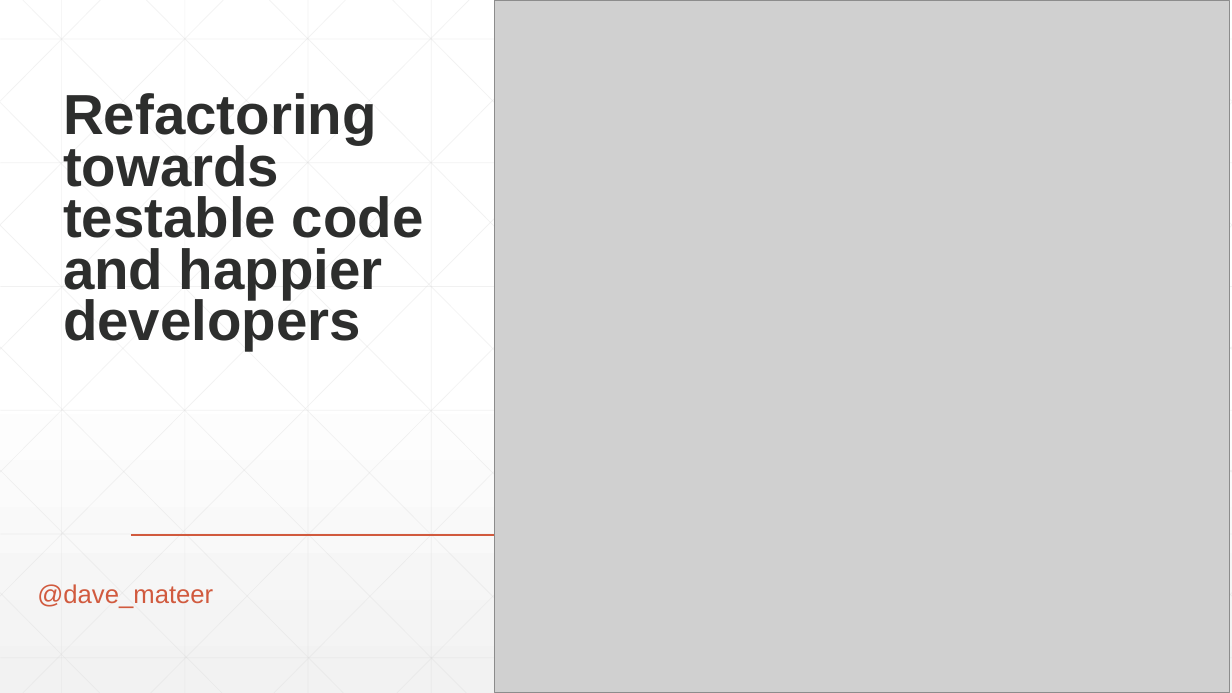
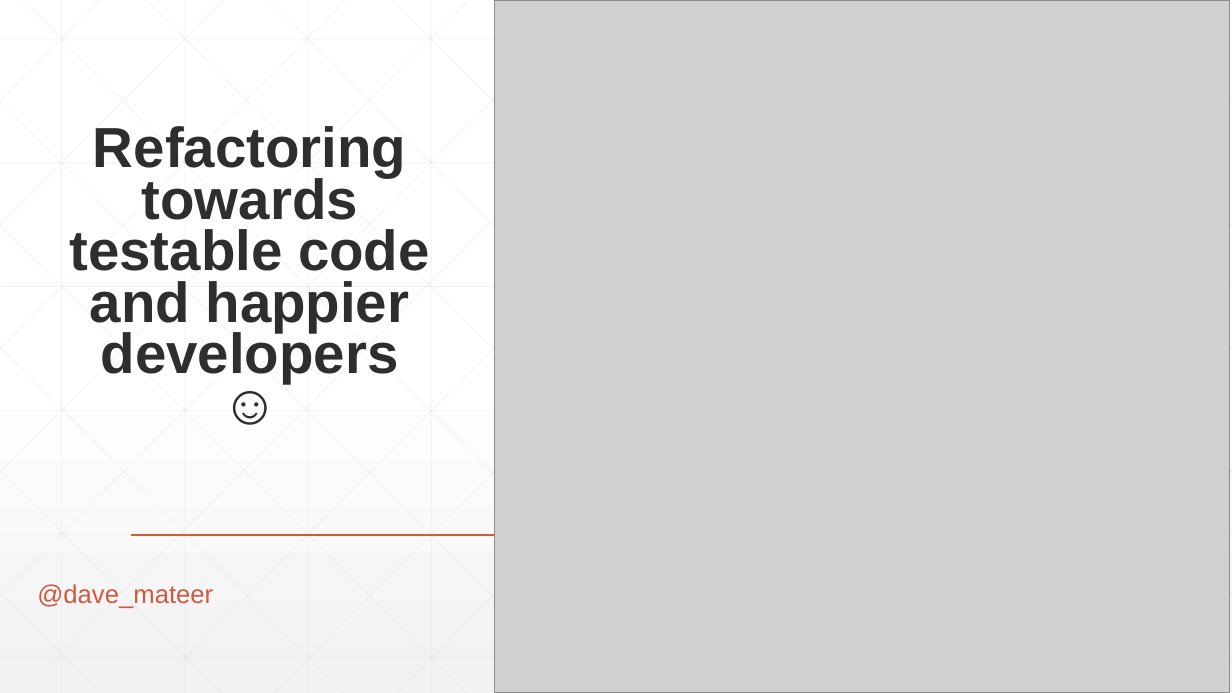
Before and after one commit to djhmateer/Refactoring, a slide deck: slide 1 of Presentation1.pptx. Drawn at 1232x693 pixels with LibreOffice and Linux fonts; fonts in the diff are those of the drawing; grey boxes stand for pictures. Boxes give left, top, right and bottom in pixels: in the first picture for what was removed or moved away, otherwise in the second. Text is boxed around its words. In the diff, an @@ line names an element or a change of style, - is before the commit and + after.

```diff
--- a/Presentation1.pptx
+++ b/Presentation1.pptx
@@ title at [69,126,430,383]: text changed @@
-Refactoring towards testable code and happier developers
+Refactoring towards testable code and happier developers
+☺
```
Also in this commit, not shown: 1 other slide changed, 8 slides added, 8 slides removed, 1 other file.
